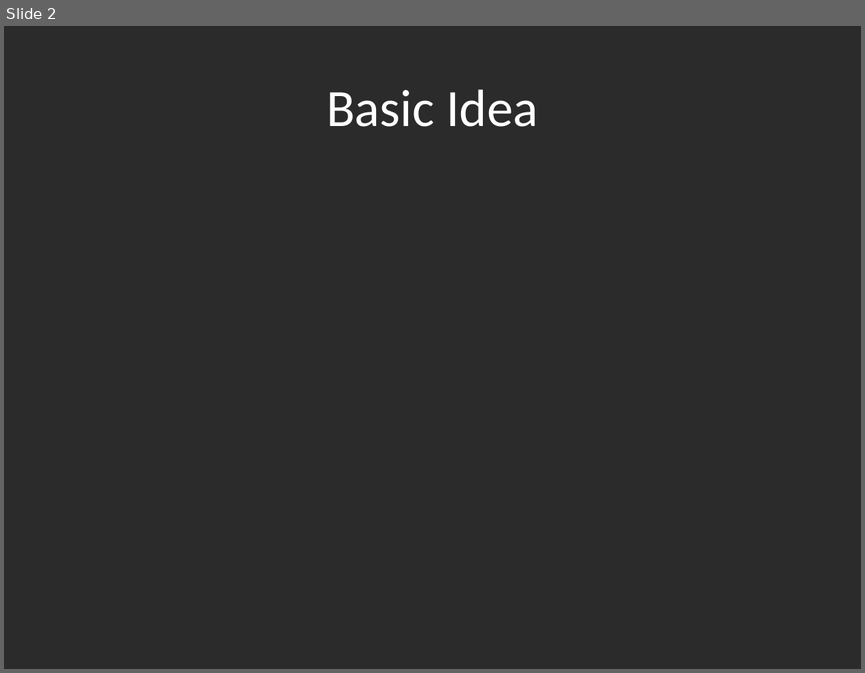
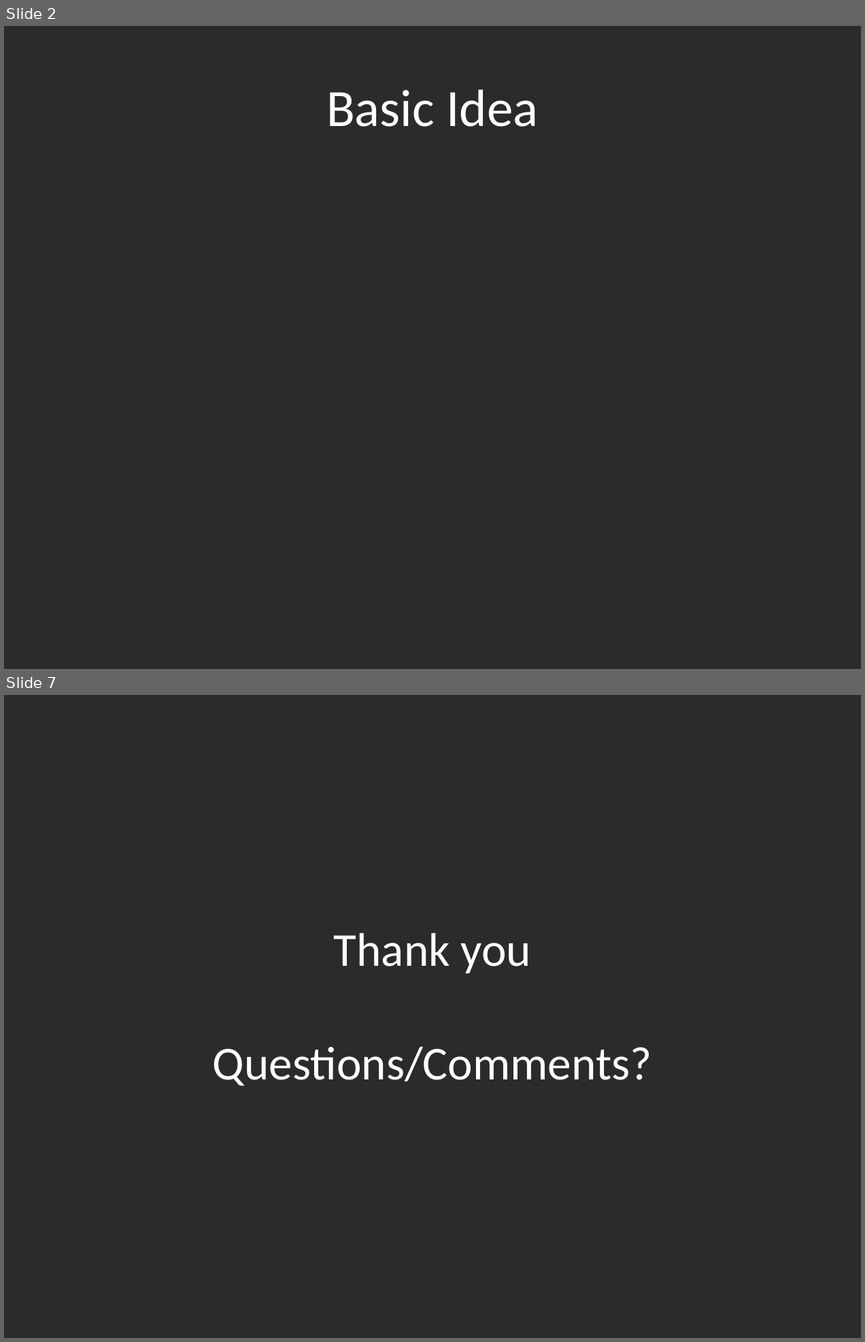
Before and after one commit to hyoshid1/project375, a slide deck: presentation.pptx. Shown one above the other, each under a label of ours: slide 2 before the commit, slides 2 and 7 after it; the slides between them are not shown. The pictures are 865x673 and 865x1342 pixels, drawn with LibreOffice and Linux fonts; fonts in the diff are those of the drawing; background and template pictures are left out; a plain dark background stands for a picture behind light text. Boxes give left, top, right and bottom in pixels: in the first picture for what was removed or moved away, otherwise in the second. Text is boxed around its words. In the diff, an @@ line names an element or a change of style, - is before the commit and + after.

Commit message:
presentation

```diff
--- a/presentation.pptx
+++ b/presentation.pptx
@@ slide 7 added at <box>4,695,861,1338</box>, background picture (left out) @@
@@ title added at <box>213,933,652,1085</box>, 39.6 pt, text #FFFFFF @@
+Thank you
+Questions/Comments?
```
Also in this commit, not shown: 4 other slides added, 1 other file.
